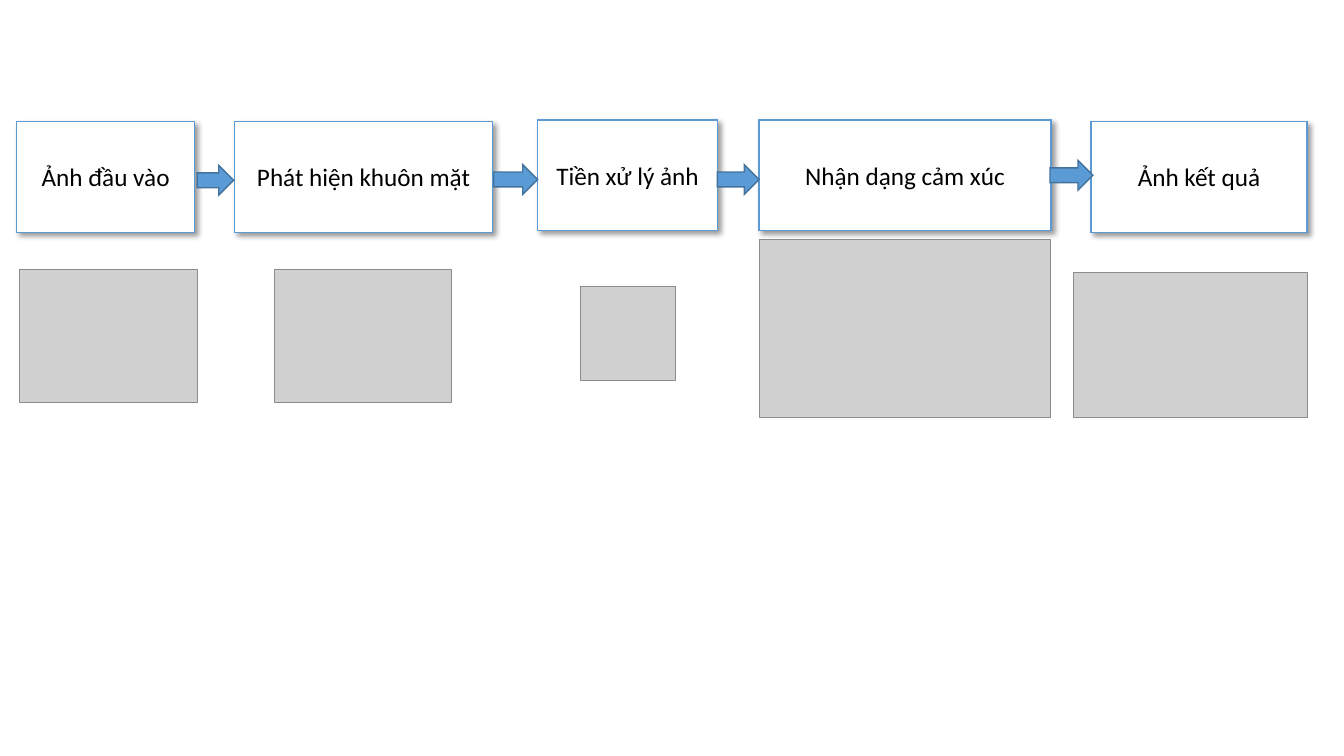
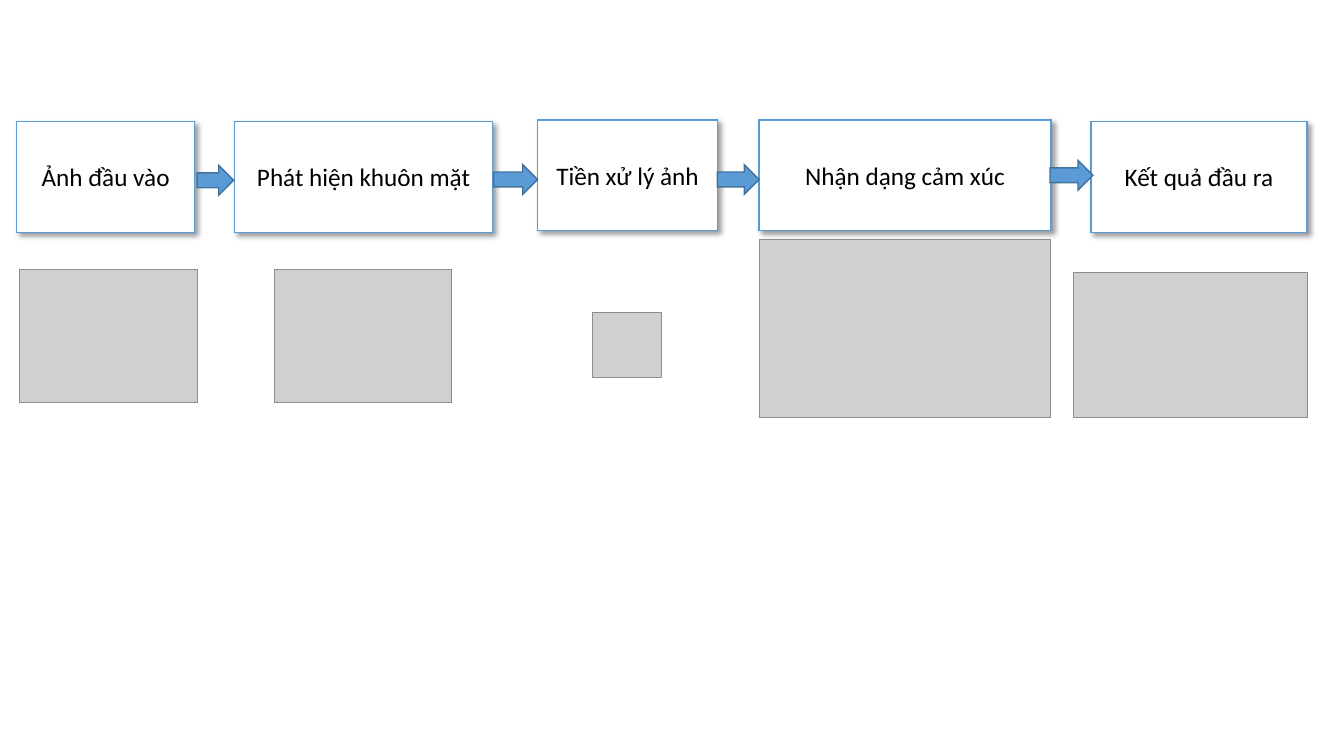
Before and after one commit to huyhnueit68/khoa-luan-tot-nghiep, a slide deck: slide 3 of Thư mục ảnh đi kèm/ve 2.pptx. Drawn at 1344x756 pixels with LibreOffice and Linux fonts; fonts in the diff are those of the drawing; grey boxes stand for pictures. Boxes give left, top, right and bottom in pixels: in the first picture for what was removed or moved away, otherwise in the second. Text is boxed around its words. In the diff, an @@ line names an element or a change of style, - is before the commit and + after.

```diff
--- a/Thư mục ảnh đi kèm/ve 2.pptx
+++ b/Thư mục ảnh đi kèm/ve 2.pptx
@@ text in rectangle at bbox=[1125, 167, 1273, 190]: text changed @@
-Ảnh kết quả
+Kết quả đầu ra
@@ picture removed at bbox=[581, 287, 677, 381] @@
@@ picture added at bbox=[593, 313, 661, 377] @@
```
Also in this commit, not shown: 9 other files.
